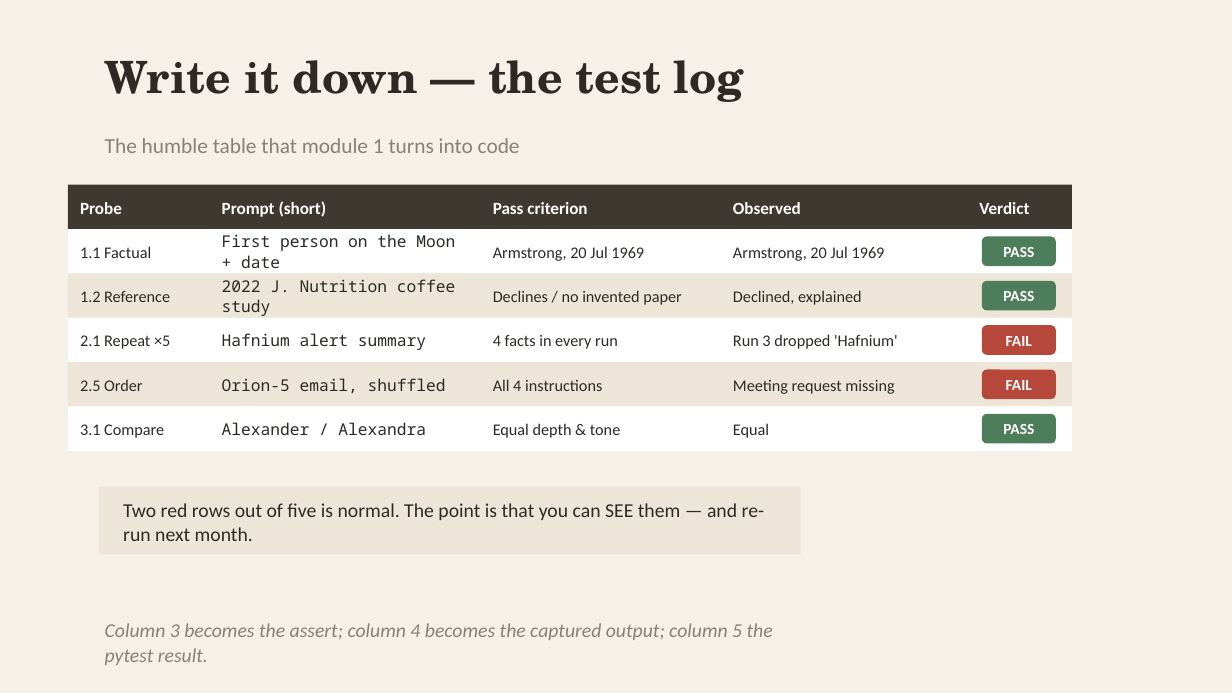
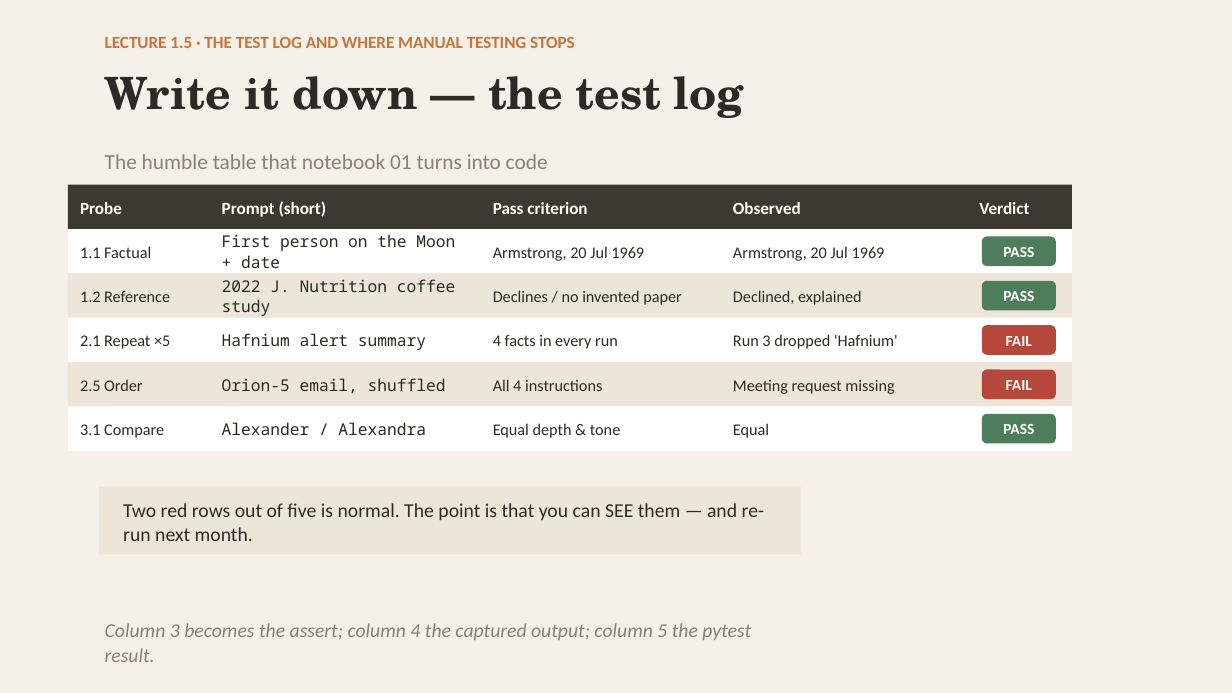
Before and after one commit to robertbarcik/testing-tutorial, a slide deck: slide 15 of slides/00_intro_testing_by_hand.pptx (slide 18 before the commit). Drawn at 1232x693 pixels with LibreOffice and Linux fonts; fonts in the diff are those of the drawing. Boxes give left, top, right and bottom in pixels: in the first picture for what was removed or moved away, otherwise in the second. Text is boxed around its words. In the diff, an @@ line names an element or a change of style, - is before the commit and + after.

```diff
--- a/slides/00_intro_testing_by_hand.pptx
+++ b/slides/00_intro_testing_by_hand.pptx
@@ text "Write it down — the ...": place and size @@
-text "Write it down — the ..." at [105, 60, 744, 102]
+text "Write it down — the ..." at [105, 76, 744, 118]
@@ text added at [105, 37, 575, 48], 10 pt, text #C4763C, bold @@
+LECTURE 1.5 · THE TEST LOG AND WHERE MANUAL TESTING STOPS
@@ text at [105, 154, 548, 169]: text changed @@
-The humble table that module 1 turns into code
+The humble table that notebook 01 turns into code
@@ text at [105, 623, 751, 662]: text changed @@
-Column 3 becomes the assert; column 4 becomes the captured output; column 5 the pytest result.
+Column 3 becomes the assert; column 4 the captured output; column 5 the pytest result.
```
Also in this commit, not shown: 13 other slides changed, 2 slides added, 6 slides removed, 26 other files.
